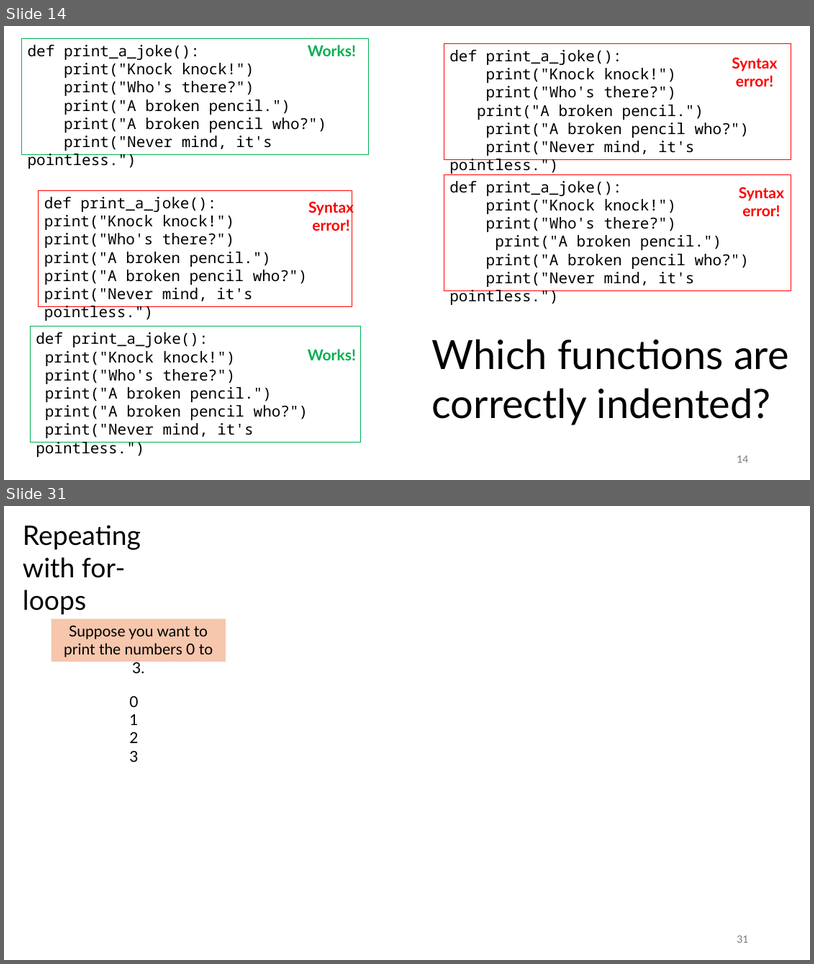
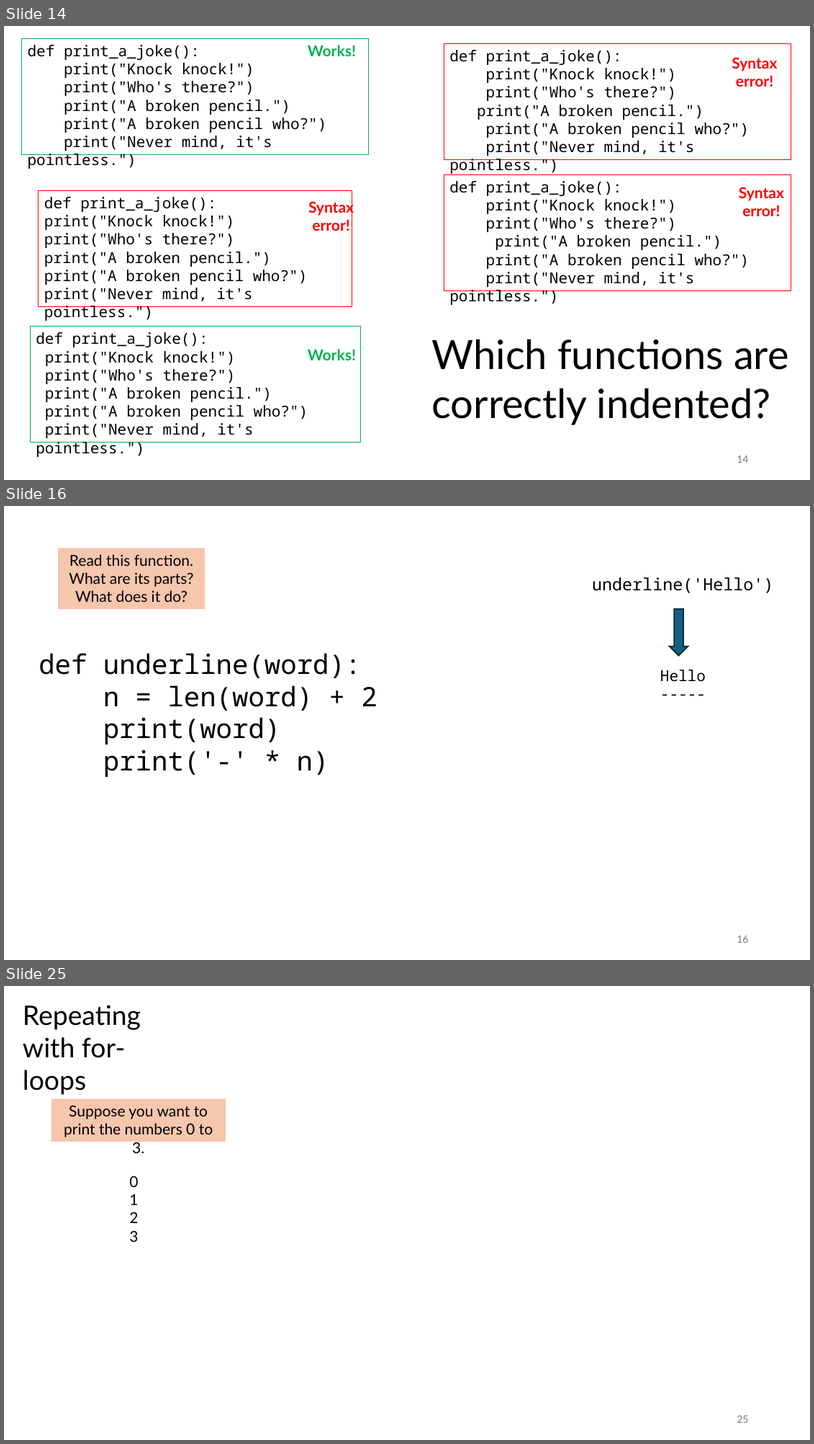
Before and after one commit to tjd1234/cmpt120spring2026, a slide deck: lecture_notes/chapter3/chapter3.pptx. Shown one above the other, each under a label of ours: slides 14 and 31 before the commit, slides 14, 16 and 25 after it; the slides between them are not shown. The pictures are 814x964 and 814x1444 pixels, drawn with LibreOffice and Linux fonts; fonts in the diff are those of the drawing. Boxes give left, top, right and bottom in pixels: in the first picture for what was removed or moved away, otherwise in the second. Text is boxed around its words. In the diff, an @@ line names an element or a change of style, - is before the commit and + after.

```diff
--- a/lecture_notes/chapter3/chapter3.pptx
+++ b/lecture_notes/chapter3/chapter3.pptx
@@ slide 16 added at box(4, 506, 810, 960), background #FFFFFF @@
@@ rectangle added at box(58, 548, 205, 609), fill #F6C6AD, 18 pt, text #000000 @@
+Read this function.
+What are its parts?
+What does it do?
@@ text added at box(592, 577, 774, 593), 20 pt, text #000000 @@
+underline('Hello')
@@ down arrow added at box(670, 609, 689, 656), fill #156082, outline #092A39 1.5 pt @@
@@ text added at box(39, 653, 377, 777), 32 pt, text #000000 @@
+def underline(word):
+n = len(word) + 2
+print(word)
+print('-' * n)
@@ text added at box(661, 669, 706, 682), 18 pt, text #000000 @@
+Hello
+-----
@@ page number added at box(737, 935, 748, 942), 12 pt, text #797979 @@
+16
@@ what was slide 31 is now slide 25 @@
@@ page number at box(737, 1415, 748, 1422): text changed @@
-31
+25
```
Also in this commit, not shown: 5 slides changed, 4 other slides added, 11 slides removed, 1 other file.
